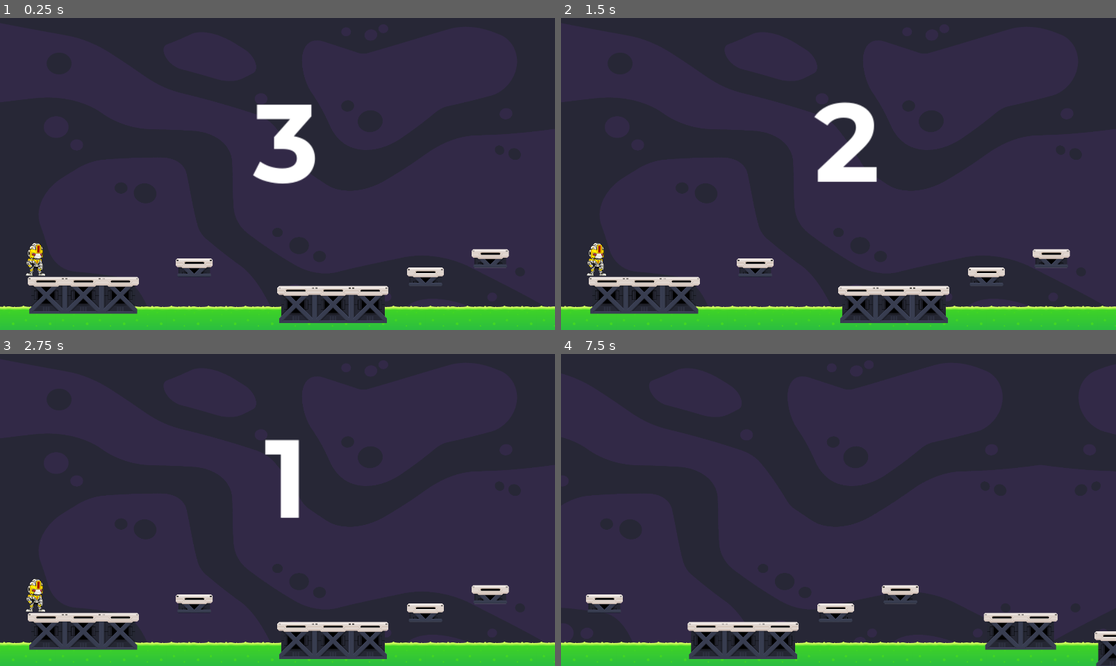
Above: before the commit, frames 1-4 (two rows, left to right).
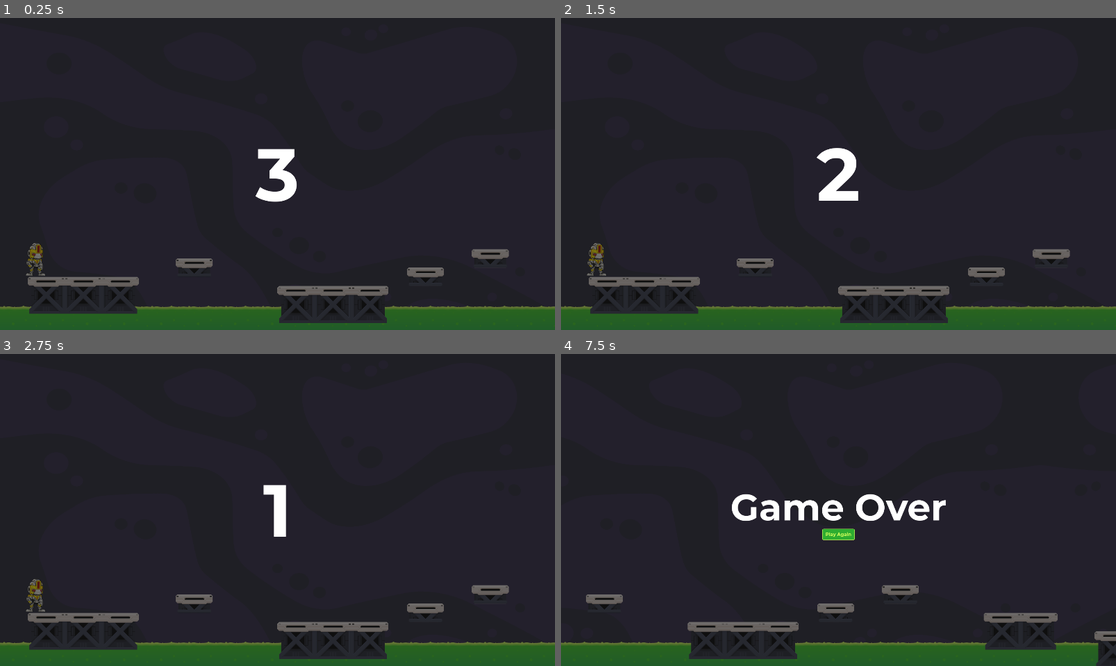
Above: after the commit, the same moments.

Repository: Boyquotes/videogame-1
Game: Godot game, scene res://Main.tscn
The game is run twice, just before and just after one commit, with the same random seed, the same clock (stepped at 60 frames per second) and the same inputs. The project has no main scene, so this scene is started directly.
Inputs:
- Up to frame 1 (0.25 s): no input
- Up to frame 2 (1.5 s): tap J (jump) at 0.77 s
- Up to frame 3 (2.75 s): tap J (jump) at 1.52 s
- Up to frame 4 (7.5 s): tap J (jump) at 3.02, 3.77, 4.52, 6.02, 6.77 s

The runs differ from the first frame. In frame 1, 62% of the frame differs, in the area x 0-100%, y 1-100%; in frame 2, 62%; in frame 3, 62%; in frame 4, 63%, in the area x 0-100%, y 2-100%.

Commit message:
Handle game states and within UI

Diff:
--- a/Main.gd
+++ b/Main.gd
@@ -5,22 +5,29 @@
 @onready var background: Node2D = $SpaceBackground/SpaceBackground
 @onready var background2: Node2D = $SpaceBackground/SpaceBackground2
 @onready var death_area: Area2D = $DeathArea
-@onready var ui_info := $CanvasLayer/Info
+@onready var ui: Control = $UI
+@onready var ui_info := $UI/PanelContainer/BoxContainer/VBoxContainer/HBoxContainer/Info
 @onready var timer := $Timer
+@onready var retry_btn := $UI/PanelContainer/BoxContainer/VBoxContainer/HBoxContainer2/Button
 
 func _ready():
 	set_all_processes(false)
 	death_area.body_exited.connect(_on_exited_death_area)
 	timer.timeout.connect(_on_timer_timeout)
+	retry_btn.pressed.connect(_on_retry_btn_pressed)
 	timer.start()
 
 func _process(delta):
 	pass
 
 func start_game() -> void:
+	ui.hide()
 	set_all_processes(true)
 
 func finish_game() -> void:
+	ui_info.text = "Game Over"
+	ui.show()
+	retry_btn.show()
 	set_all_processes(false)
 
 func _on_exited_death_area(body: Node) -> void:
@@ -29,6 +36,9 @@
 func _on_timer_timeout() -> void:
 	start_game()
 
+func _on_retry_btn_pressed() -> void:
+	get_tree().reload_current_scene()
+
 func set_all_processes(enable: bool) -> void:
 	player.set_process(enable)
 	platforms.set_process(enable)
--- a/Main.tscn
+++ b/Main.tscn
@@ -9,6 +9,9 @@
 [ext_resource type="PackedScene" uid="uid://50ksv2r77j5o" path="res://Environment/SinglePlatform.tscn" id="6_vngn5"]
 [ext_resource type="PackedScene" uid="uid://dear6dm664d45" path="res://Environment/DoublePlatform.tscn" id="7_bf1yi"]
 [ext_resource type="FontFile" uid="uid://c3lxv6oo3pwoc" path="res://UI/Fonts/Montserrat-Bold.ttf" id="9_3usgo"]
+[ext_resource type="StyleBox" uid="uid://2nq20mti46kp" path="res://UI/Buttons/ui_button_normal.tres" id="10_h7q73"]
+[ext_resource type="StyleBox" uid="uid://camvrosjal57l" path="res://UI/Buttons/ui_button _hover.tres" id="11_lnfy5"]
+[ext_resource type="StyleBox" uid="uid://badyjckl0f261" path="res://UI/Buttons/ui_button_pressed.tres" id="12_tjefv"]
 
 [sub_resource type="RectangleShape2D" id="RectangleShape2D_n22sr"]
 size = Vector2(32, 1029)
@@ -21,7 +24,7 @@
 tracks/0/type = "value"
 tracks/0/imported = false
 tracks/0/enabled = true
-tracks/0/path = NodePath("CanvasLayer/Info:visible")
+tracks/0/path = NodePath("UI/PanelContainer/BoxContainer/VBoxContainer/HBoxContainer/Info:visible")
 tracks/0/interp = 1
 tracks/0/loop_wrap = true
 tracks/0/keys = {
@@ -36,50 +39,38 @@
 tracks/0/type = "value"
 tracks/0/imported = false
 tracks/0/enabled = true
-tracks/0/path = NodePath("CanvasLayer/Info:visible")
+tracks/0/path = NodePath("UI/PanelContainer/BoxContainer/VBoxContainer/HBoxContainer/Info:text")
 tracks/0/interp = 1
 tracks/0/loop_wrap = true
 tracks/0/keys = {
-"times": PackedFloat32Array(0),
-"transitions": PackedFloat32Array(1),
-"update": 1,
-"values": [true]
-}
-tracks/1/type = "value"
-tracks/1/imported = false
-tracks/1/enabled = true
-tracks/1/path = NodePath("CanvasLayer/Info:text")
-tracks/1/interp = 1
-tracks/1/loop_wrap = true
-tracks/1/keys = {
 "times": PackedFloat32Array(0, 1.1, 2, 3),
 "transitions": PackedFloat32Array(1, 1, 1, 1),
 "update": 1,
 "values": ["3", "2", "1", "Go!"]
 }
+tracks/1/type = "value"
+tracks/1/imported = false
+tracks/1/enabled = true
+tracks/1/path = NodePath("UI/PanelContainer/BoxContainer/VBoxContainer/HBoxContainer/Info:theme_override_font_sizes/font_size")
+tracks/1/interp = 1
+tracks/1/loop_wrap = true
+tracks/1/keys = {
+"times": PackedFloat32Array(0, 3.4, 3.5),
+"transitions": PackedFloat32Array(1, 1, 1),
+"update": 1,
+"values": [256, 256, 128]
+}
 tracks/2/type = "value"
 tracks/2/imported = false
 tracks/2/enabled = true
-tracks/2/path = NodePath("CanvasLayer/Info:theme_override_font_sizes/font_size")
+tracks/2/path = NodePath("UI/PanelContainer/BoxContainer/VBoxContainer/HBoxContainer/Info:modulate")
 tracks/2/interp = 1
 tracks/2/loop_wrap = true
 tracks/2/keys = {
-"times": PackedFloat32Array(0),
-"transitions": PackedFloat32Array(1),
-"update": 1,
-"values": [128]
-}
-tracks/3/type = "value"
-tracks/3/imported = false
-tracks/3/enabled = true
-tracks/3/path = NodePath("CanvasLayer/Info:modulate")
-tracks/3/interp = 1
-tracks/3/loop_wrap = true
-tracks/3/keys = {
-"times": PackedFloat32Array(3, 3.5),
-"transitions": PackedFloat32Array(1, 1),
+"times": PackedFloat32Array(3, 3.4, 3.5),
+"transitions": PackedFloat32Array(1, 1, 1),
 "update": 0,
-"values": [Color(1, 1, 1, 1), Color(1, 1, 1, 0)]
+"values": [Color(1, 1, 1, 1), Color(1, 1, 1, 0), Color(1, 1, 1, 1)]
 }
 
 [sub_resource type="AnimationLibrary" id="AnimationLibrary_stue4"]
@@ -98,6 +89,7 @@
 
 [node name="Player" parent="." instance=ExtResource("1_kblmq")]
 position = Vector2(128, 832)
+collision_layer = 3
 
 [node name="Acid" parent="." instance=ExtResource("6_sgc1r")]
 
@@ -145,6 +137,7 @@
 scale = Vector2(0.5, 0.5)
 
 [node name="DeathArea" type="Area2D" parent="."]
+collision_mask = 2
 
 [node name="Back" type="CollisionShape2D" parent="DeathArea"]
 position = Vector2(16, 509.5)
@@ -156,33 +149,76 @@
 
 [node name="CanvasLayer" type="CanvasLayer" parent="."]
 
-[node name="Info" type="Label" parent="CanvasLayer"]
+[node name="AnimationPlayer" type="AnimationPlayer" parent="."]
+autoplay = "RESET"
+libraries = {
+"": SubResource("AnimationLibrary_stue4")
+}
+
+[node name="Timer" type="Timer" parent="."]
+wait_time = 3.0
+one_shot = true
+
+[node name="UI" type="Control" parent="."]
+layout_mode = 3
+anchors_preset = 15
+anchor_right = 1.0
+anchor_bottom = 1.0
+grow_horizontal = 2
+grow_vertical = 2
+size_flags_horizontal = 4
+size_flags_vertical = 4
+
+[node name="PanelContainer" type="PanelContainer" parent="UI"]
+layout_mode = 1
 anchors_preset = 8
 anchor_left = 0.5
 anchor_top = 0.5
 anchor_right = 0.5
 anchor_bottom = 0.5
-offset_left = -288.0
-offset_top = -348.0
-offset_right = -75.0
-offset_bottom = -188.0
+offset_right = 1920.0
+offset_bottom = 1088.0
 grow_horizontal = 2
 grow_vertical = 2
-scale = Vector2(3, 3)
+
+[node name="BoxContainer" type="BoxContainer" parent="UI/PanelContainer"]
+layout_mode = 2
 size_flags_horizontal = 4
+size_flags_vertical = 4
+
+[node name="VBoxContainer" type="VBoxContainer" parent="UI/PanelContainer/BoxContainer"]
+layout_mode = 2
+size_flags_horizontal = 6
+size_flags_vertical = 0
+
+[node name="HBoxContainer" type="HBoxContainer" parent="UI/PanelContainer/BoxContainer/VBoxContainer"]
+layout_mode = 2
+alignment = 1
+
+[node name="Info" type="Label" parent="UI/PanelContainer/BoxContainer/VBoxContainer/HBoxContainer"]
+layout_mode = 2
 theme_override_fonts/font = ExtResource("9_3usgo")
 theme_override_font_sizes/font_size = 128
-text = "3"
+text = "Go!"
 horizontal_alignment = 1
 vertical_alignment = 1
-clip_text = true
-
-[node name="AnimationPlayer" type="AnimationPlayer" parent="."]
-autoplay = "RESET"
-libraries = {
-"": SubResource("AnimationLibrary_stue4")
-}
-
-[node name="Timer" type="Timer" parent="."]
-wait_time = 3.0
-one_shot = true
+
+[node name="HBoxContainer2" type="HBoxContainer" parent="UI/PanelContainer/BoxContainer/VBoxContainer"]
+layout_mode = 2
+size_flags_vertical = 4
+alignment = 1
+
+[node name="Button" type="Button" parent="UI/PanelContainer/BoxContainer/VBoxContainer/HBoxContainer2"]
+visible = false
+layout_mode = 2
+size_flags_horizontal = 4
+size_flags_vertical = 8
+theme_override_colors/font_color = Color(0.815686, 0.996078, 0.356863, 1)
+theme_override_colors/font_hover_color = Color(0.815686, 0.996078, 0.356863, 1)
+theme_override_colors/font_hover_pressed_color = Color(0.815686, 0.996078, 0.356863, 1)
+theme_override_fonts/font = ExtResource("9_3usgo")
+theme_override_font_sizes/font_size = 16
+theme_override_styles/normal = ExtResource("10_h7q73")
+theme_override_styles/hover = ExtResource("11_lnfy5")
+theme_override_styles/pressed = ExtResource("12_tjefv")
+text = "Play Again"
--- /dev/null
+++ b/UI/Buttons/ui_button _hover.tres
@@ -0,0 +1,17 @@
+[gd_resource type="StyleBoxFlat" format=3 uid="uid://camvrosjal57l"]
+
+[resource]
+bg_color = Color(0.133333, 0.501961, 0.137255, 1)
+border_width_left = 1
+border_width_top = 1
+border_width_right = 1
+border_width_bottom = 1
+border_color = Color(0.811765, 0.988235, 0.356863, 1)
+corner_radius_top_left = 4
+corner_radius_top_right = 4
+corner_radius_bottom_right = 4
+corner_radius_bottom_left = 4
+expand_margin_left = 10.0
+expand_margin_top = 8.0
+expand_margin_right = 10.0
+expand_margin_bottom = 8.0
--- /dev/null
+++ b/UI/Buttons/ui_button.tres
@@ -0,0 +1,16 @@
+[gd_resource type="StyleBoxFlat" format=3 uid="uid://kphopn53gm57"]
+
+[resource]
+bg_color = Color(0.180392, 0.678431, 0.188235, 1)
+border_width_left = 1
+border_width_top = 1
+border_width_right = 1
+border_width_bottom = 1
+corner_radius_top_left = 4
+corner_radius_top_right = 4
+corner_radius_bottom_right = 4
+corner_radius_bottom_left = 4
+expand_margin_left = 10.0
+expand_margin_top = 8.0
+expand_margin_right = 10.0
+expand_margin_bottom = 8.0
--- /dev/null
+++ b/UI/Buttons/ui_button_normal.tres
@@ -0,0 +1,17 @@
+[gd_resource type="StyleBoxFlat" format=3 uid="uid://2nq20mti46kp"]
+
+[resource]
+bg_color = Color(0.180392, 0.678431, 0.188235, 1)
+border_width_left = 1
+border_width_top = 1
+border_width_right = 1
+border_width_bottom = 1
+border_color = Color(0.811765, 0.988235, 0.356863, 1)
+corner_radius_top_left = 4
+corner_radius_top_right = 4
+corner_radius_bottom_right = 4
+corner_radius_bottom_left = 4
+expand_margin_left = 10.0
+expand_margin_top = 8.0
+expand_margin_right = 10.0
+expand_margin_bottom = 8.0
--- /dev/null
+++ b/UI/Buttons/ui_button_pressed.tres
@@ -0,0 +1,17 @@
+[gd_resource type="StyleBoxFlat" format=3 uid="uid://badyjckl0f261"]
+
+[resource]
+bg_color = Color(0.180392, 0.678431, 0.188235, 1)
+border_width_left = 1
+border_width_top = 1
+border_width_right = 1
+border_width_bottom = 1
+border_color = Color(0.811765, 0.988235, 0.356863, 1)
+corner_radius_top_left = 4
+corner_radius_top_right = 4
+corner_radius_bottom_right = 4
+corner_radius_bottom_left = 4
+expand_margin_left = 10.0
+expand_margin_top = 8.0
+expand_margin_right = 10.0
+expand_margin_bottom = 8.0
Not shown: 1 places in Main.tscn that only renumber resources
